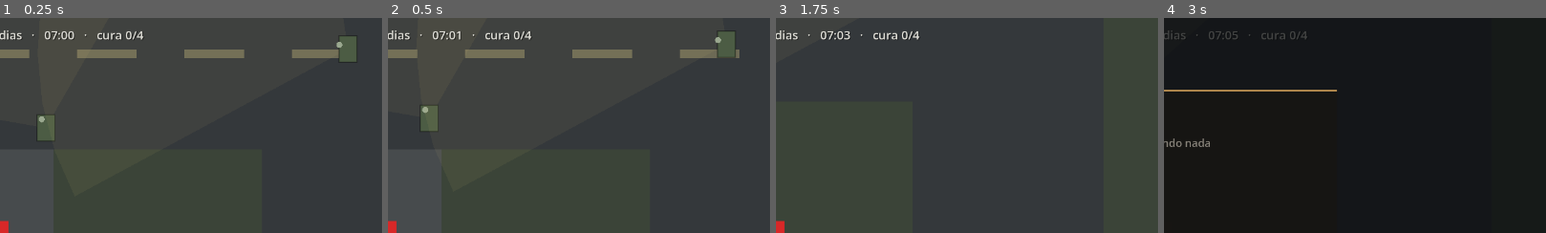
Above: before the commit, frames 1-4 (left to right).
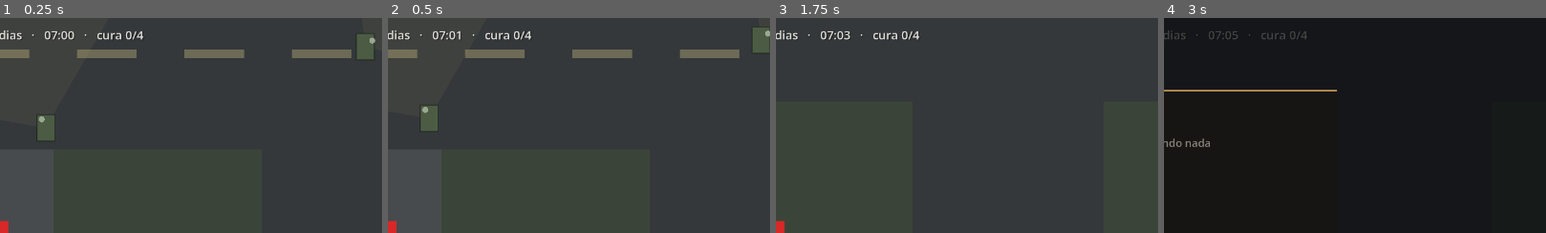
Above: after the commit, the same moments.

Repository: Jota-Pais/projeto-final-desenvolvimento-de-jogos
Game: Godot game, scene res://rua/rua.tscn
Two runs of this game, one before a commit and one after it. Both use one fixed random seed, a clock stepped at 60 frames per second and the inputs below.
Inputs (mouse positions are % of the whole screen's width and height, from its top left):
- Up to frame 1 (0.25 s): no input
- Up to frame 2 (0.5 s): no input
- Up to frame 3 (1.75 s): tap Enter (ui_accept) at 0.5, 0.77, 1.52 s; move the mouse to (72, 45) at 0.52 s; press the mouse at (72, 45) at 0.53 s; hold D (andar_direita) 0.53-1.28 s; move the mouse to (30, 55) at 1.27 s; release the mouse at (30, 55) at 1.28 s; hold S (andar_baixo) from 1.28 s (still down); tap Shift (correr) at 1.35 s
- Up to frame 4 (3 s): tap Enter (ui_accept) at 2, 2.75 s; move the mouse to (60, 28) at 2.02 s; release S (andar_baixo) at 2.03 s; hold D (andar_direita) 2.03-2.78 s; hold Tab (mochila) 2.03-2.78 s; move the mouse to (45, 70) at 2.77 s; hold W (andar_cima) from 2.78 s (still down); tap E (vasculhar) at 2.85 s
The pictures show only the part of the screen within x 50-100%, y 0-50%; the shares and areas given below are measured in that part.

The runs differ from the first frame. In frame 1, 1.1% of the frame differs, in the area x 88-99%, y 7-21%; in frame 2, 1.1%, in the area x 85-100%, y 4-19%; in frame 3, less than 0.1%; in frame 4, less than 0.1%.

Commit message:
P18: quadra de esquina de verdade, com duas frentes perpendiculares
QB-canto, no bairro: encara "rua do bairro (leste)" ao sul e "estrada do
bairro" a oeste - a primeira quadra do mapa a usar de verdade a reserva de
canto (RESERVA_DE_CANTO_MAXIMA, de P16), que ate agora so tinha sido
testada com dados sinteticos.

O quarteirao entre a rodovia e a Rua do Bairro (leste) foi o unico lugar
do mapa com folga de sobra nos dois eixos (~2600-2700 px) para a reserva
nao zerar nenhuma das duas frentes - testado e descartado antes de
escrever qualquer coisa: ao sul da Rua do Norte a quadra cruzava a
QC-fita-centro, ao norte dela a via de apoio nem chegava la.

Para chegar nesse quarteirao, a Rua do Bairro ganhou uma continuacao a
leste da Estrada do Bairro ("rua do bairro (leste)"), terminando num laco
- nunca um bulbo solto.

Bairro: 26 -> 32 moveis alcancaveis. IMPRESSAO_ESPERADA atualizada para
d7dc64ff.

Diff:
--- a/rua/lugares.gd
+++ b/rua/lugares.gd
@@ -80,6 +80,22 @@
 		"pontas": ["laco:laco do poente", "T:estrada do bairro"] })
 	fora.append_array(Vias.laco(Vector2(4700.0, 13800.0), Vector2(700.0, 900.0), 320.0,
 		"laco do poente"))
+
+	# Rua do Bairro (leste): continuacao a leste da Estrada do Bairro
+	# (17/09/2026, P18 - pedido do dono: uma quadra de esquina de verdade,
+	# com DUAS frentes perpendiculares na mesma quadra). O quarteirao entre
+	# a rodovia e esta rua, a leste da Estrada do Bairro, e o UNICO pedaco
+	# do bairro com folga de sobra nos dois eixos (~3000 px) para o
+	# RESERVA_DE_CANTO_MAXIMA de P16 nao zerar nenhuma das duas frentes -
+	# em todo o resto do bairro/da cidade, um dos dois eixos e raso demais
+	# (testado e descartado: ao sul da Rua do Norte cruzava QC-fita-centro,
+	# ao norte dela a via de apoio nem chegava la). Termina num laco, nunca
+	# bulbo solto.
+	fora.append({ "nome": "rua do bairro (leste)", "classe": "residencial", "lugar": "bairro",
+		"eixo": [Vector2(7000.0, 13800.0), Vector2(10140.0, 13800.0)],
+		"pontas": ["T:estrada do bairro", "laco:laço do bairro leste"] })
+	fora.append_array(Vias.laco(Vector2(10500.0, 13800.0), Vector2(400.0, 600.0), 320.0,
+		"laço do bairro leste"))
 
 	# Rua de Baixo, com o retorno em U na ponta oeste - o cul-de-sac que o PZ
 	# usa (nunca bulbo asfaltado solto). Vai ate x=9800, nao 8600 (17/09/2026,
@@ -229,6 +245,19 @@
 		# nasceria fora de qualquer lugar do MUNDO (achado rodando o
 		# conferir_mapa). Ganha UMA casa a mao em `_bairro`, com o bairro
 		# alargado o suficiente pra ela caber - ver `_casas_junto_a_via`.
+		#
+		# QB-canto (17/09/2026, P18): a primeira quadra do mapa com DUAS
+		# frentes perpendiculares de verdade - "sul" encara a Rua do Bairro
+		# (leste), "oeste" encara a Estrada do Bairro. Fundo generoso nos
+		# dois eixos (2600/2700 px) de proposito: e exatamente o caso que
+		# RESERVA_DE_CANTO_MAXIMA (P16) existe para proteger, e so funciona
+		# com folga real sobrando dos dois lados depois da reserva - por
+		# isso o quarteirao entre a rodovia e a Rua do Bairro (leste) foi
+		# escolhido (ver a rede acima).
+		{ "id": "QB-canto", "lugar": "bairro", "uso": "casa",
+			"entre": { "sul": "rua do bairro (leste)", "oeste": "estrada do bairro" },
+			"fundo": { "norte": 2600.0, "leste": 2700.0 },
+			"frentes": ["sul", "oeste"], "passo": 900.0 },
 	]
 
 ## O bairro (17/09/2026, P9 - arquitetura nova): quadra -> lote -> predio,
--- a/rua/mapa.gd
+++ b/rua/mapa.gd
@@ -65,7 +65,7 @@
 ## Recalcula rodando `conferir_mapa.tscn` e copiando o valor que ele imprime
 ## em "IMPRESSAO DIGITAL DOS MOVEIS" - so depois de conferir que a mudanca
 ## que moveu o numero foi de proposito.
-const IMPRESSAO_ESPERADA := "de3d29b3"
+const IMPRESSAO_ESPERADA := "d7dc64ff"
 
 ## A rodovia leste-oeste, que e a espinha do mapa - a costura entre a cidade
 ## (100% ao norte dela, a partir de 17/09/2026) e o bairro (100% ao sul).
Binary file changed: design/mapa-bairro.png
Binary file changed: design/mapa.png
